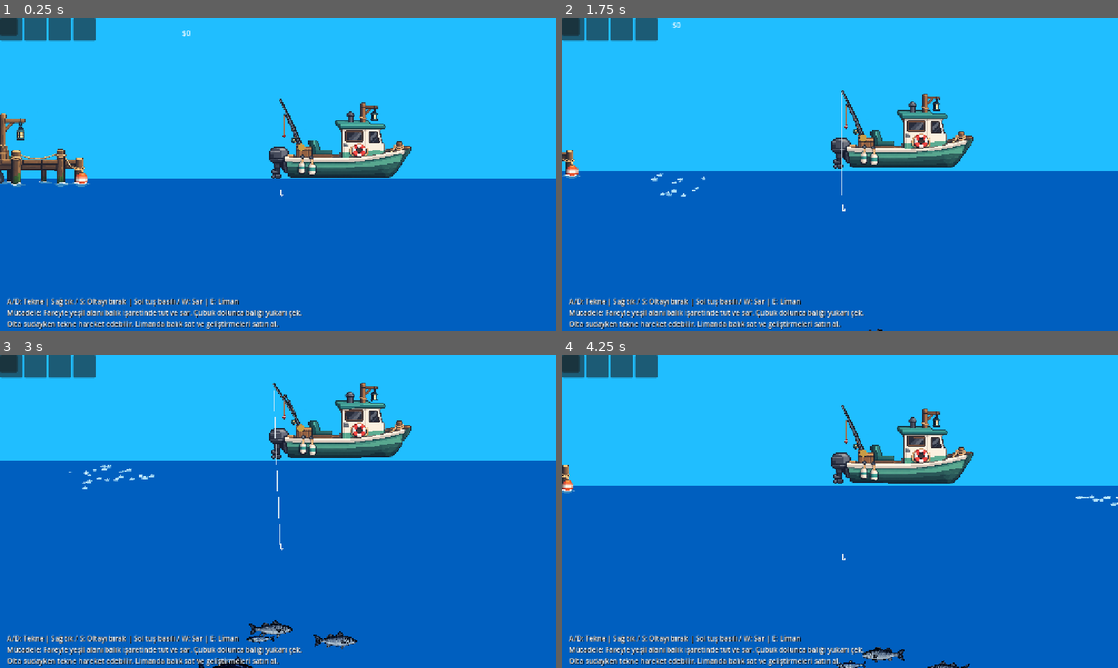
Above: before the commit, frames 1-4 (two rows, left to right).
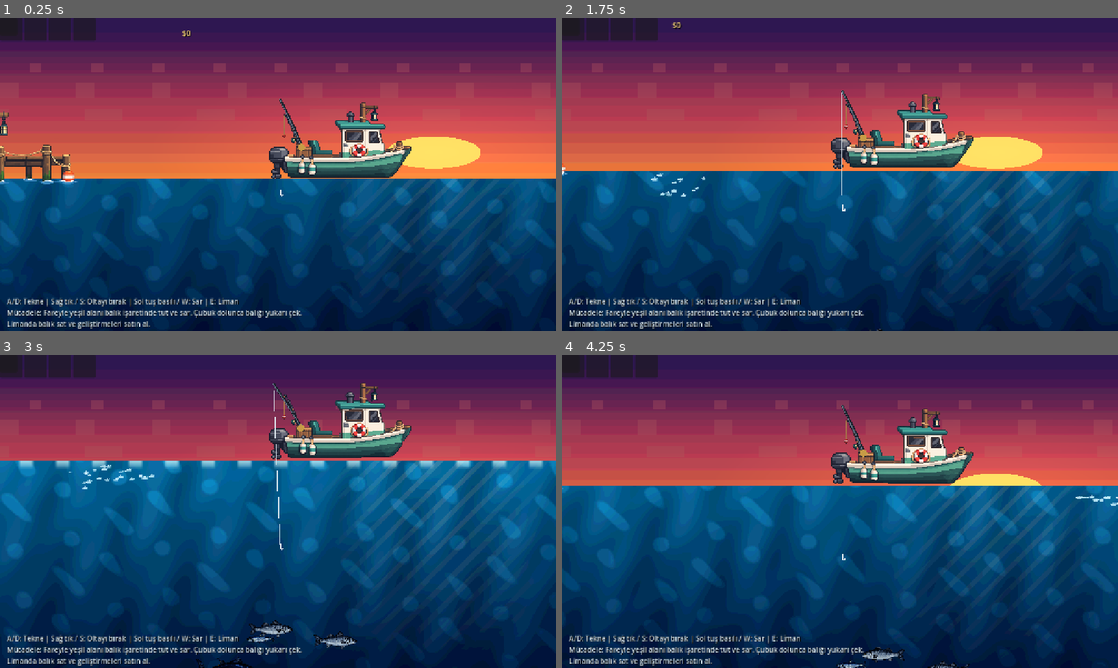
Above: after the commit, the same moments.

Repository: mirackayademir/TinyFisher
Game: Godot game, scene res://scenes/world.tscn
Same seed, same stepped clock (60 frames per second), same inputs: the game is played once before the commit and once after it.
Inputs (mouse positions are in pixels of both pictures, inside the frame that each line leads up to):
- Up to frame 1 (0.25 s): no input
- Up to frame 2 (1.75 s): move the mouse to (962, 158) at 0.52 s; hold D (move_right) 0.53-1.28 s; tap E (dock) at 0.6, 1.35 s; click (962, 158) at 0.67 s; move the mouse to (728, 190) at 1.27 s; hold S from 1.28 s (still down); click (728, 190) at 1.42 s
- Up to frame 3 (3 s): move the mouse to (333, 442) at 2.02 s; release S at 2.03 s; hold D (move_right) 2.03-2.78 s; tap E (dock) at 2.1, 2.85 s; click (333, 442) at 2.17 s; move the mouse to (250, 574) at 2.77 s; hold W from 2.78 s (still down); click (250, 574) at 2.92 s
- Up to frame 4 (4.25 s): move the mouse to (1006, 558) at 3.52 s; release W at 3.53 s; hold A (move_left) from 3.53 s (still down); tap E (dock) at 3.6 s; click (1006, 558) at 3.67 s

The runs differ from the first frame. In frame 1, 96% of the frame differs, in the area x 0-100%, y 0-100%; in frame 2, 96%; in frame 3, 94%; in frame 4, 95%.

Commit message:
Add sunset ocean visuals, larger harbor and catch popup UI

Diff:
--- a/scenes/world.tscn
+++ b/scenes/world.tscn
@@ -6,6 +6,14 @@
 [ext_resource type="Script" uid="uid://cj43jjxv1jhcf" path="res://scenes/hud.gd" id="4_k0juu"]
 [ext_resource type="PackedScene" uid="uid://b20m3xbbwtxhf" path="res://scenes/fish.tscn" id="4_qfnet"]
 [ext_resource type="Texture2D" path="res://assets/harbor_exact.webp" id="5_harbor"]
+[ext_resource type="Shader" path="res://shaders/sunset_sky.gdshader" id="6_sky_shader"]
+[ext_resource type="Shader" path="res://shaders/ocean.gdshader" id="7_ocean_shader"]
+
+[sub_resource type="ShaderMaterial" id="ShaderMaterial_sky"]
+shader = ExtResource("6_sky_shader")
+
+[sub_resource type="ShaderMaterial" id="ShaderMaterial_ocean"]
+shader = ExtResource("7_ocean_shader")
 
 [sub_resource type="RectangleShape2D" id="RectangleShape2D_5ivpy"]
 size = Vector2(195, 204)
@@ -17,30 +25,34 @@
 script = ExtResource("1_rwgxs")
 
 [node name="Sky" type="ColorRect" parent="." unique_id=1115701017]
+z_index = -10
+material = SubResource("ShaderMaterial_sky")
 mouse_filter = 2
 offset_left = -1000.0
 offset_top = -500.0
 offset_right = 11000.0
 offset_bottom = 360.0
-color = Color(0.1254902, 0.74509805, 1, 1)
+color = Color(1, 1, 1, 1)
 
 [node name="Water" type="ColorRect" parent="." unique_id=374897714]
+z_index = -9
+material = SubResource("ShaderMaterial_ocean")
 mouse_filter = 2
 offset_left = -1000.0
 offset_top = 360.0
 offset_right = 11000.0
 offset_bottom = 1860.0
-color = Color(4.235506e-06, 0.37335896, 0.74916744, 1)
+color = Color(1, 1, 1, 1)
 
 [node name="Boat" parent="." unique_id=1129358676 instance=ExtResource("1_nnsk1")]
 position = Vector2(432.56, 350)
 z_index = 2
 
 [node name="Dock" type="Sprite2D" parent="." unique_id=1677001902]
-position = Vector2(155, 282)
+position = Vector2(115, 272)
 z_index = 1
 texture = ExtResource("5_harbor")
-scale = Vector2(2.75, 2.75)
+scale = Vector2(2.9, 2.9)
 texture_filter = 1
 
 [node name="DockArea" type="Area2D" parent="." unique_id=518462342]
@@ -55,6 +67,10 @@
 offset_top = 132.21
 offset_right = 281.18018
 offset_bottom = 155.21005
+theme_override_colors/font_color = Color(1, 0.88, 0.56, 1)
+theme_override_colors/font_shadow_color = Color(0.08, 0.04, 0.08, 1)
+theme_override_constants/shadow_offset_x = 2
+theme_override_constants/shadow_offset_y = 2
 text = "[E] Limana Yanaş"
 
 [node name="DockMenu" type="Panel" parent="." unique_id=2115008133]
@@ -158,6 +174,10 @@
 offset_top = 13.0
 offset_right = 605.5901
 offset_bottom = 36.000008
+theme_override_colors/font_color = Color(1, 0.86, 0.45, 1)
+theme_override_colors/font_shadow_color = Color(0.05, 0.03, 0.08, 1)
+theme_override_constants/shadow_offset_x = 2
+theme_override_constants/shadow_offset_y = 2
 text = "$0"
 
 [node name="FishingSpot" type="Area2D" parent="." unique_id=1937477127]
@@ -181,10 +201,11 @@
 offset_top = 640.0
 offset_right = 1250.0
 offset_bottom = 708.0
+theme_override_colors/font_color = Color(0.90, 0.96, 1, 0.92)
 theme_override_colors/font_shadow_color = Color(0, 0, 0, 1)
 theme_override_constants/shadow_offset_x = 1
 theme_override_constants/shadow_offset_y = 1
-text = "A/D: Tekne | Sağ tık / S: Oltayı bırak | Sol tuş basılı / W: Sar | E: Liman\nMücadele: Fareyle yeşil alanı balık işaretinde tut ve sar. Çubuk dolunca balığı yukarı çek.\nOlta sudayken tekne hareket edebilir. Limanda balık sat ve geliştirmeleri satın al."
+text = "A/D: Tekne | Sağ tık / S: Oltayı bırak | Sol tuş basılı / W: Sar | E: Liman\nMücadele: Fareyle yeşil alanı balık işaretinde tut ve sar. Çubuk dolunca balığı yukarı çek.\nLimanda balık sat ve geliştirmeleri satın al."
 
 [node name="InventoryPanel" type="Panel" parent="HUD" unique_id=1002202826]
 offset_right = 40.0
@@ -319,6 +340,93 @@
 offset_left = 100.0
 offset_right = 170.0
 offset_bottom = 40.0
+
+[node name="CatchPopup" type="Control" parent="HUD"]
+visible = false
+z_index = 100
+offset_right = 420.0
+offset_bottom = 230.0
+mouse_filter = 2
+
+[node name="Card" type="Panel" parent="HUD/CatchPopup"]
+layout_mode = 1
+anchors_preset = 15
+anchor_right = 1.0
+anchor_bottom = 1.0
+grow_horizontal = 2
+grow_vertical = 2
+mouse_filter = 2
+
+[node name="Title" type="Label" parent="HUD/CatchPopup"]
+offset_left = 20.0
+offset_top = 14.0
+offset_right = 400.0
+offset_bottom = 60.0
+theme_override_colors/font_color = Color(1, 0.75, 0.24, 1)
+theme_override_colors/font_shadow_color = Color(0.18, 0.06, 0.02, 1)
+theme_override_constants/shadow_offset_x = 3
+theme_override_constants/shadow_offset_y = 3
+theme_override_font_sizes/font_size = 34
+text = "YAKALADIN!"
+horizontal_alignment = 1
+
+[node name="Glow" type="ColorRect" parent="HUD/CatchPopup"]
+offset_left = 126.0
+offset_top = 64.0
+offset_right = 294.0
+offset_bottom = 170.0
+color = Color(1, 0.73, 0.22, 0.18)
+mouse_filter = 2
+
+[node name="FishIcon" type="TextureRect" parent="HUD/CatchPopup"]
+offset_left = 135.0
+offset_top = 70.0
+offset_right = 285.0
+offset_bottom = 164.0
+expand_mode = 1
+stretch_mode = 5
+mouse_filter = 2
+
+[node name="Name" type="Label" parent="HUD/CatchPopup"]
+offset_left = 20.0
+offset_top = 174.0
+offset_right = 400.0
+offset_bottom = 210.0
+theme_override_colors/font_color = Color(0.93, 0.97, 1, 1)
+theme_override_colors/font_shadow_color = Color(0.02, 0.05, 0.08, 1)
+theme_override_constants/shadow_offset_x = 2
+theme_override_constants/shadow_offset_y = 2
+theme_override_font_sizes/font_size = 22
+text = "Balık"
+horizontal_alignment = 1
+
+[node name="Spark1" type="ColorRect" parent="HUD/CatchPopup"]
+offset_left = 105.0
+offset_top = 92.0
+offset_right = 113.0
+offset_bottom = 100.0
+color = Color(1, 0.85, 0.35, 0.9)
+
+[node name="Spark2" type="ColorRect" parent="HUD/CatchPopup"]
+offset_left = 307.0
+offset_top = 108.0
+offset_right = 314.0
+offset_bottom = 115.0
+color = Color(1, 0.85, 0.35, 0.9)
+
+[node name="Spark3" type="ColorRect" parent="HUD/CatchPopup"]
+offset_left = 121.0
+offset_top = 145.0
+offset_right = 127.0
+offset_bottom = 151.0
+color = Color(1, 0.94, 0.62, 0.85)
+
+[node name="Spark4" type="ColorRect" parent="HUD/CatchPopup"]
+offset_left = 295.0
+offset_top = 78.0
+offset_right = 301.0
+offset_bottom = 84.0
+color = Color(1, 0.94, 0.62, 0.85)
 
 [connection signal="body_entered" from="DockArea" to="." method="_on_dock_area_body_entered"]
 [connection signal="body_exited" from="DockArea" to="." method="_on_dock_area_body_exited"]
